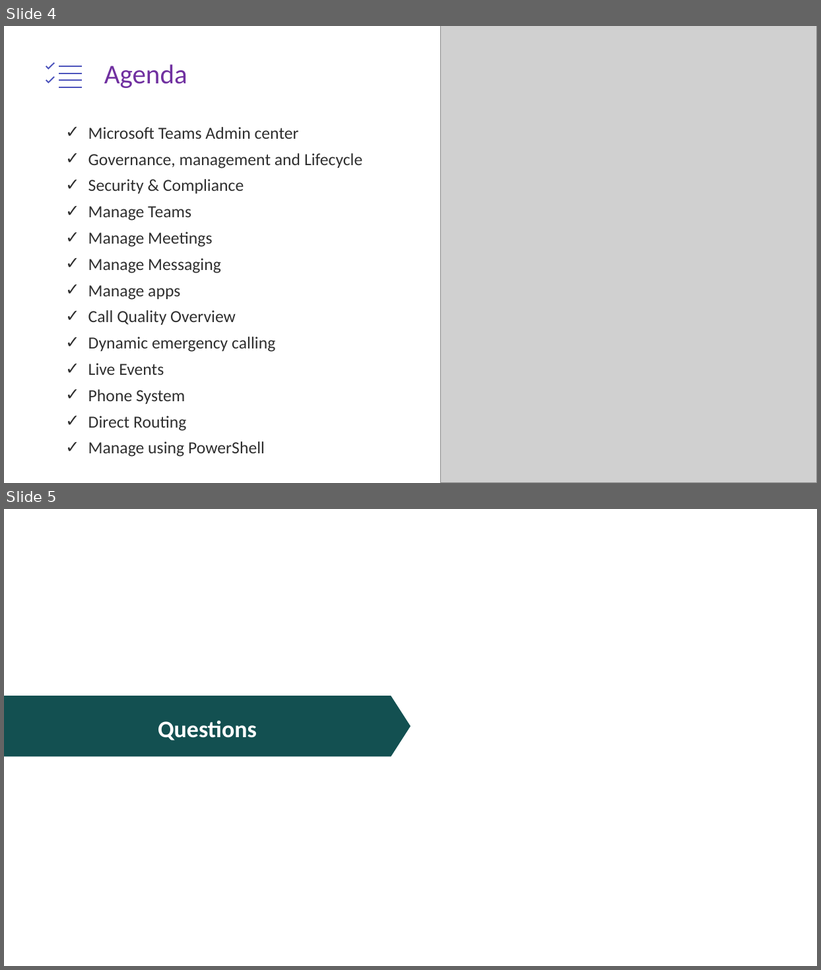
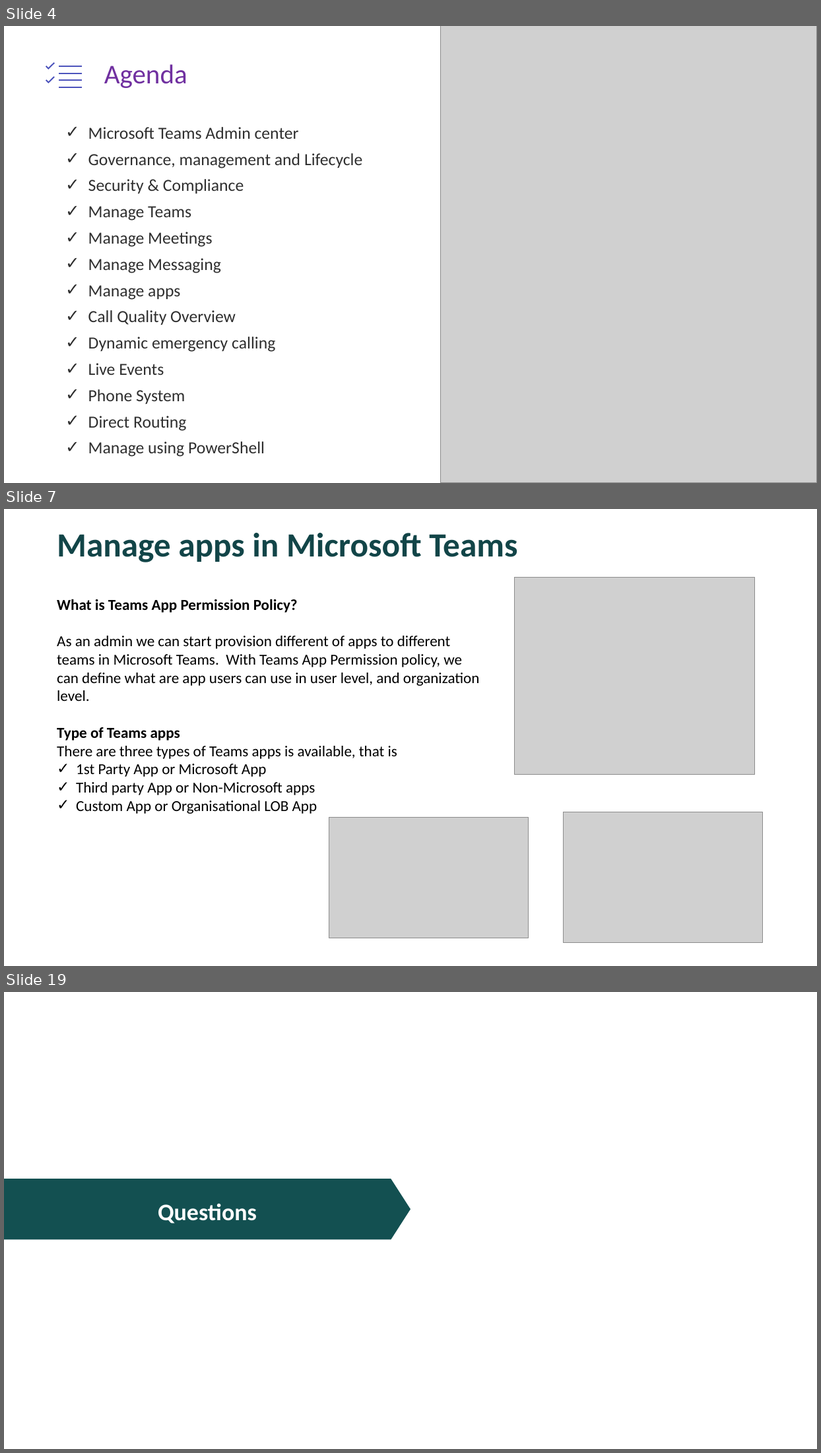
Before and after one commit to JPOWER4/MicrosoftTeams, a slide deck: MicrosoftTeams-Admin.pptx. Shown one above the other, each under a label of ours: slides 4 and 5 before the commit, slides 4, 7 and 19 after it; the slides between them are not shown. The pictures are 821x970 and 821x1453 pixels, drawn with LibreOffice and Linux fonts; fonts in the diff are those of the drawing; grey boxes stand for pictures. Boxes give left, top, right and bottom in pixels: in the first picture for what was removed or moved away, otherwise in the second. Text is boxed around its words. In the diff, an @@ line names an element or a change of style, - is before the commit and + after.

```diff
--- a/MicrosoftTeams-Admin.pptx
+++ b/MicrosoftTeams-Admin.pptx
@@ slide 7 added at (x1=4, y1=509, x2=817, y2=966), background #FFFFFF @@
@@ title added at (x1=57, y1=533, x2=517, y2=562), 40 pt, text #124548, bold @@
+Manage apps in Microsoft Teams
@@ picture added at (x1=515, y1=578, x2=755, y2=774) @@
@@ text added at (x1=57, y1=599, x2=480, y2=814), 18 pt, text #000000 @@
+What is Teams App Permission Policy?
+As an admin we can start provision different of apps to different teams in Microsoft Teams. With Teams App Permission policy, we can define what are app users can use in user level, and organization level.
+Type of Teams apps
+There are three types of Teams apps is available, that is
+✓ 1st Party App or Microsoft App
+✓ Third party App or Non-Microsoft apps
+✓ Custom App or Organisational LOB App
@@ picture added at (x1=329, y1=818, x2=528, y2=939) @@
@@ picture added at (x1=564, y1=812, x2=763, y2=943) @@
@@ what was slide 5 is now slide 19 @@
```
Also in this commit, not shown: 13 other slides added, 16 other files.
